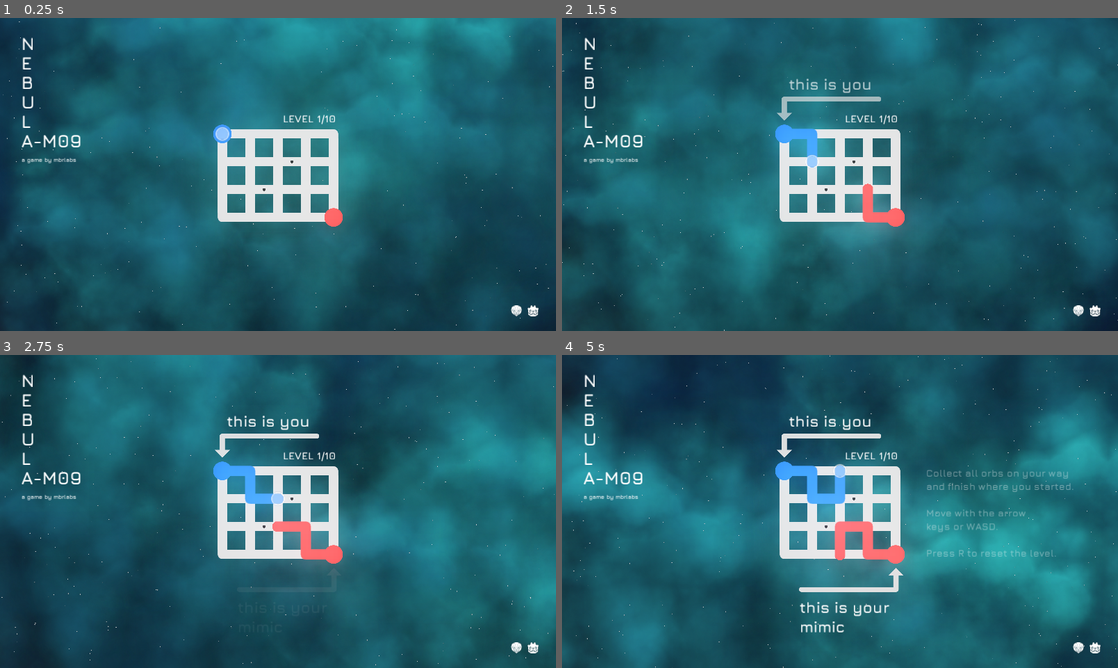
Above: before the commit, frames 1-4 (two rows, left to right).
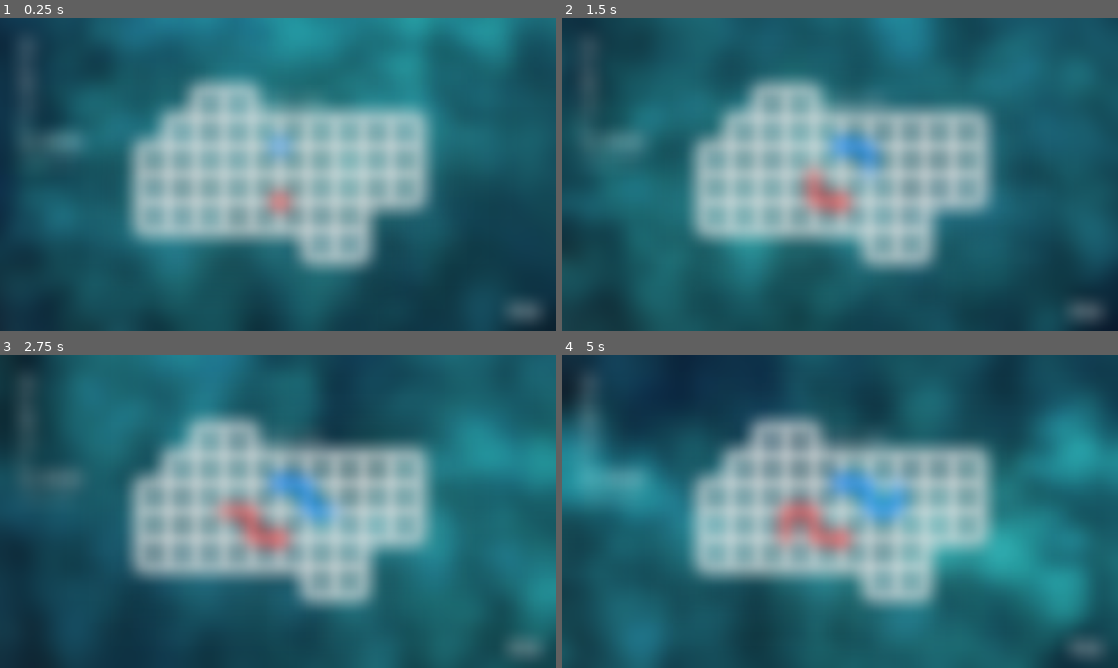
Above: after the commit, the same moments.

Repository: mbrlabs/nebula-m09
Game: Godot game, scene res://Main.tscn
Two runs of this game, one before a commit and one after it. Both use one fixed random seed, a clock stepped at 60 frames per second and the inputs below.
Inputs:
- Up to frame 1 (0.25 s): no input
- Up to frame 2 (1.5 s): hold D (move_right) 0.53-1.28 s; hold S (move_down) from 1.28 s (still down)
- Up to frame 3 (2.75 s): release S (move_down) at 2.03 s; hold D (move_right) from 2.03 s (still down)
- Up to frame 4 (5 s): release D (move_right) at 2.78 s; hold W (move_up) 2.78-3.53 s; hold A (move_left) from 3.53 s (still down)

The runs differ from the first frame. In frame 1, 27% of the frame differs, in the area x 0-100%, y 1-100%; in frame 2, 27%; in frame 3, 27%; in frame 4, 28%, in the area x 0-100%, y 0-100%.

Commit message:
GLES2 gaussian blur

Diff:
--- a/game/Main.gd
+++ b/game/Main.gd
@@ -2,12 +2,12 @@
 
 # -------------------------------------------------------------------------------------------------
 const LEVELS := [
-	"res://Levels/Level_1.tscn",
-	"res://Levels/Level_2.tscn",
-	"res://Levels/Level_3.tscn",
-	"res://Levels/Level_4.tscn",
-	"res://Levels/Level_5.tscn",
-	"res://Levels/Level_6.tscn",
+#	"res://Levels/Level_1.tscn",
+#	"res://Levels/Level_2.tscn",
+#	"res://Levels/Level_3.tscn",
+#	"res://Levels/Level_4.tscn",
+#	"res://Levels/Level_5.tscn",
+#	"res://Levels/Level_6.tscn",
 	"res://Levels/Level_10.tscn",
 ]
 
--- a/game/Main.tscn
+++ b/game/Main.tscn
@@ -11,6 +11,7 @@
 [ext_resource path="res://Assets/Fonts/font_title.tres" type="DynamicFont" id=9]
 [ext_resource path="res://Assets/Music/Temple-by-the-sea.ogg" type="AudioStream" id=10]
 [ext_resource path="res://Assets/game_env.tres" type="Environment" id=11]
+[ext_resource path="res://ThanksOverlay.tscn" type="PackedScene" id=12]
 
 [sub_resource type="Animation" id=7]
 length = 0.001
@@ -253,4 +254,6 @@
 anims/RESET = SubResource( 11 )
 anims/chroma = SubResource( 12 )
 
+[node name="ThanksOverlay" parent="." instance=ExtResource( 12 )]
+
 [connection signal="timeout" from="TipTimer" to="." method="_on_TipTimer_timeout"]
--- /dev/null
+++ b/game/Materials/blur_horizontal.shader
@@ -0,0 +1,23 @@
+shader_type canvas_item;
+
+const float RADIUS = 24.0;
+const float INCREMENT = 0.002;
+
+// Gauusian blur for GLES2. Based on https://postimg.cc/7JDJw80d
+void fragment() {
+	float n = INCREMENT;
+	vec2 px = SCREEN_PIXEL_SIZE;
+	vec4 col = vec4(0);
+	float weight = 0.0;
+	float norm = 0.0;
+
+	for (float i = -RADIUS; i <= RADIUS; i++) {
+		col += texture(SCREEN_TEXTURE, SCREEN_UV + px * vec2(i, 0.0)) * n;
+		if (i <= 0.0) n += INCREMENT;
+		if (i > 0.0) n -= INCREMENT;
+		weight += n;
+	}
+
+	norm = 1.0 / weight;
+	COLOR = col*norm;
+}
--- /dev/null
+++ b/game/Materials/blur_vertical.shader
@@ -0,0 +1,23 @@
+shader_type canvas_item;
+
+const float RADIUS = 24.0;
+const float INCREMENT = 0.002;
+
+// Gauusian blur for GLES2. Based on https://postimg.cc/7JDJw80d
+void fragment() {
+	float n = INCREMENT;
+	vec2 px = SCREEN_PIXEL_SIZE;
+	vec4 col = vec4(0);
+	float weight = 0.0;
+	float norm = 0.0;
+
+	for (float i = -RADIUS; i <= RADIUS; i++) {
+		col += texture(SCREEN_TEXTURE, SCREEN_UV + px * vec2(0.0, i)) * n;
+		if (i <= 0.0) n += INCREMENT;
+		if (i > 0.0) n -= INCREMENT;
+		weight += n;
+	}
+
+	norm = 1.0 / weight;
+	COLOR = col*norm;
+}
--- /dev/null
+++ b/game/Materials/mat_blur_horizontal.tres
@@ -0,0 +1,6 @@
+[gd_resource type="ShaderMaterial" load_steps=2 format=2]
+
+[ext_resource path="res://Materials/blur_horizontal.shader" type="Shader" id=1]
+
+[resource]
+shader = ExtResource( 1 )
--- /dev/null
+++ b/game/Materials/mat_blur_vertical.tres
@@ -0,0 +1,6 @@
+[gd_resource type="ShaderMaterial" load_steps=2 format=2]
+
+[ext_resource path="res://Materials/blur_vertical.shader" type="Shader" id=1]
+
+[resource]
+shader = ExtResource( 1 )
--- /dev/null
+++ b/game/ThanksOverlay.tscn
@@ -0,0 +1,38 @@
+[gd_scene load_steps=3 format=2]
+
+[ext_resource path="res://Materials/mat_blur_vertical.tres" type="Material" id=1]
+[ext_resource path="res://Materials/mat_blur_horizontal.tres" type="Material" id=2]
+
+[node name="ThanksOverlay" type="Control"]
+anchor_right = 1.0
+anchor_bottom = 1.0
+
+[node name="BackBufferCopy" type="BackBufferCopy" parent="."]
+copy_mode = 2
+
+[node name="Blur" type="ColorRect" parent="BackBufferCopy"]
+material = ExtResource( 2 )
+anchor_left = 0.5
+anchor_top = 0.5
+anchor_right = 0.5
+anchor_bottom = 0.5
+margin_left = -108.0
+margin_top = -107.0
+margin_right = 1835.0
+margin_bottom = 995.0
+color = Color( 1, 1, 1, 0 )
+
+[node name="BackBufferCopy2" type="BackBufferCopy" parent="."]
+copy_mode = 2
+
+[node name="Blur" type="ColorRect" parent="BackBufferCopy2"]
+material = ExtResource( 1 )
+anchor_left = 0.5
+anchor_top = 0.5
+anchor_right = 0.5
+anchor_bottom = 0.5
+margin_left = -107.0
+margin_top = -115.0
+margin_right = 1831.0
+margin_bottom = 993.0
+color = Color( 1, 1, 1, 0 )
Not shown: 1 places in game/Main.tscn that only renumber resources
Not shown, added: art/done.afdesign
